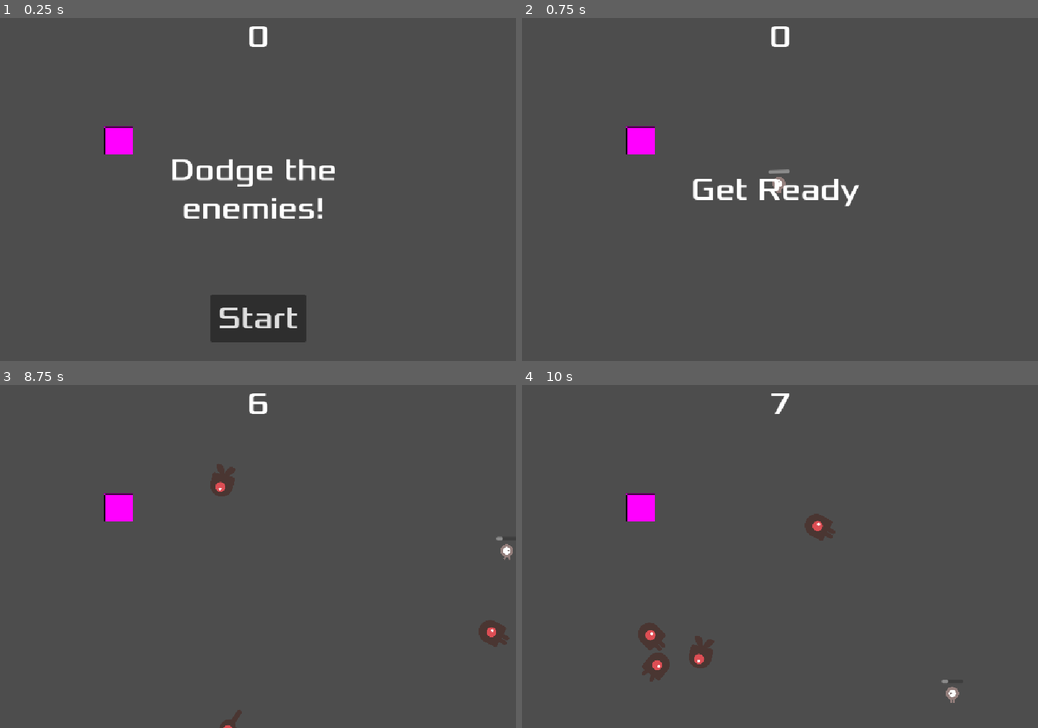
Above: before the commit, frames 1-4 (two rows, left to right).
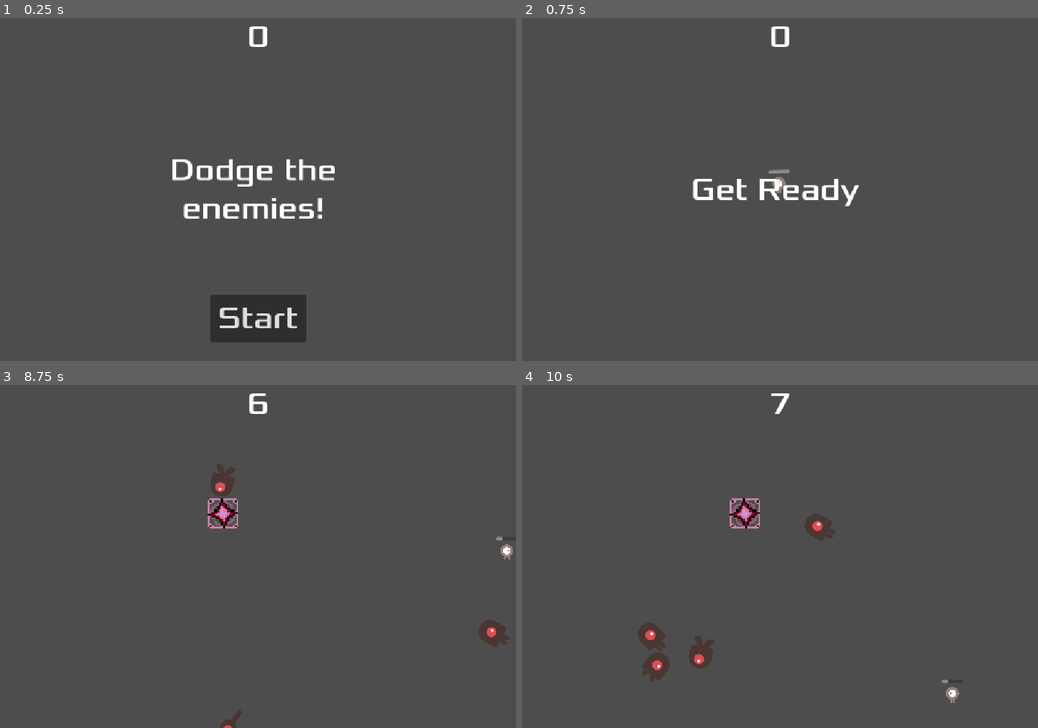
Above: after the commit, the same moments.

Repository: Maciekm1/game5
Game: Godot game, scene res://scenes/main.tscn
The game is run twice, just before and just after one commit, with the same random seed, the same clock (stepped at 60 frames per second) and the same inputs.
Inputs:
- Up to frame 1 (0.25 s): no input
- Up to frame 2 (0.75 s): click "Start" at 0.5 s
- Up to frame 3 (8.75 s): tap Enter at 1.25 s; hold D (move_right) 1.28-2.03 s; tap Y (heal) every 1.5 s from 1.35 to 7.35 s; hold S (move_down) 2.03-2.78 s; tap T (take_damage) every 1.5 s from 2.1 to 8.1 s; hold D (move_right) 2.78-3.53 s; hold Up (move_up) 3.53-4.28 s; hold A (move_left) 4.28-5.78 s; hold S (move_down) 5.78-6.53 s; hold D (move_right) 6.53-7.28 s; hold Up (move_up) 7.28-8.03 s; hold D (move_right) from 8.03 s (still down)
- Up to frame 4 (10 s): release D (move_right) at 8.78 s; hold S (move_down) 8.78-9.53 s; tap Y (heal) at 8.85 s; hold A (move_left) from 9.53 s (still down); tap T (take_damage) at 9.6 s

The runs differ from the first frame. In frame 1, 0.5% of the frame differs, in the area x 20-26%, y 31-40%; in frame 2, 0.5%; in frame 3, 0.9%, in the area x 20-47%, y 31-42%; in frame 4, 0.9%.

Commit message:
Debuff spawning

Diff:
--- a/scenes/debuff.gd
+++ b/scenes/debuff.gd
@@ -1,4 +1,4 @@
-extends Area2D
+class_name Debuff extends Area2D
 
 enum DEBUF_TYPE {
 	player_slow, enemy_speed_up, enemy_spawn_rate_up
@@ -8,11 +8,11 @@
 
 
 func _on_area_entered(area: Area2D) -> void:
+	print("hit debuf", type)
 	if (area is Player):
 		match type:
 			DEBUF_TYPE.player_slow:
-				Globals.player_speed *= 0.9
-				print("test")
+				Globals.player_speed *= 0.8
 			DEBUF_TYPE.enemy_speed_up:
 				Globals.enemy_speed_max *= 1.2
 				Globals.enemy_speed_min *= 1.2
--- a/scenes/debuff_container.tscn
+++ b/scenes/debuff_container.tscn
@@ -1,21 +1,22 @@
-[gd_scene load_steps=4 format=3 uid="uid://b04w8b0t0yk5e"]
+[gd_scene load_steps=5 format=3 uid="uid://b04w8b0t0yk5e"]
 
 [ext_resource type="Script" uid="uid://dkmqpcgkihdg1" path="res://scenes/debuff.gd" id="1_37frh"]
+[ext_resource type="Script" uid="uid://b3ln2lknbl30i" path="res://scenes/sprite_2d.gd" id="2_fyhsi"]
+[ext_resource type="Texture2D" uid="uid://dsh026gitagkb" path="res://assets/art/debuff_base.png" id="2_i788d"]
 
 [sub_resource type="RectangleShape2D" id="RectangleShape2D_hy03w"]
 size = Vector2(100, 58)
 
-[sub_resource type="PlaceholderTexture2D" id="PlaceholderTexture2D_korx6"]
-size = Vector2(60, 60)
-
 [node name="Debuff" type="Area2D"]
-collision_mask = 0
 script = ExtResource("1_37frh")
 
 [node name="CollisionShape2D" type="CollisionShape2D" parent="."]
 shape = SubResource("RectangleShape2D_hy03w")
 
 [node name="Sprite2D" type="Sprite2D" parent="."]
-texture = SubResource("PlaceholderTexture2D_korx6")
+texture_filter = 1
+scale = Vector2(4, 4)
+texture = ExtResource("2_i788d")
+script = ExtResource("2_fyhsi")
 
 [connection signal="area_entered" from="." to="." method="_on_area_entered"]
--- a/scenes/main.gd
+++ b/scenes/main.gd
@@ -1,6 +1,7 @@
 extends Node
 
 @export var mob_scene: PackedScene
+@export var debuff_scene: PackedScene
 var score
 
 
@@ -60,6 +61,7 @@
 func _on_start_timer_timeout() -> void:
 	$MobTimer.start()
 	$ScoreTimer.start()
+	$DebuffTimer.start()
 
 
 func _on_hud_start_game() -> void:
@@ -68,3 +70,14 @@
 
 func _on_player_died() -> void:
 	game_over()
+
+
+func _on_debuff_timer_timeout() -> void:
+	# Random position for debuff
+	var screen_size = get_viewport().get_visible_rect().size
+	var pos = Vector2(randf() * screen_size.x, randf() * screen_size.y)
+
+	var debuff = debuff_scene.instantiate() as Debuff
+	debuff.type = randi() % len(debuff.DEBUF_TYPE)
+	debuff.position = pos
+	add_child(debuff)
--- a/scenes/main.tscn
+++ b/scenes/main.tscn
@@ -15,12 +15,9 @@
 [node name="Main" type="Node"]
 script = ExtResource("1_0wfyh")
 mob_scene = ExtResource("2_jyhfs")
+debuff_scene = ExtResource("5_tbgi4")
 
 [node name="Player" parent="." instance=ExtResource("2_sugp2")]
-
-[node name="Debuff" parent="." instance=ExtResource("5_tbgi4")]
-position = Vector2(248, 256)
-collision_mask = 1
 
 [node name="MobTimer" type="Timer" parent="."]
 wait_time = 0.5
@@ -41,9 +38,13 @@
 
 [node name="HUD" parent="." instance=ExtResource("4_jyhfs")]
 
+[node name="DebuffTimer" type="Timer" parent="."]
+wait_time = 6.0
+
 [connection signal="died" from="Player" to="." method="_on_player_died"]
 [connection signal="hit" from="Player" to="." method="_on_player_hit"]
 [connection signal="timeout" from="MobTimer" to="." method="_on_mob_timer_timeout"]
 [connection signal="timeout" from="ScoreTimer" to="." method="_on_score_timer_timeout"]
 [connection signal="timeout" from="StartTimer" to="." method="_on_start_timer_timeout"]
 [connection signal="start_game" from="HUD" to="." method="_on_hud_start_game"]
+[connection signal="timeout" from="DebuffTimer" to="." method="_on_debuff_timer_timeout"]
--- /dev/null
+++ b/scenes/sprite_2d.gd
@@ -0,0 +1,11 @@
+extends Sprite2D
+
+func _ready() -> void:
+	var debuff = get_parent() as Debuff
+	match debuff.type:
+		Debuff.DEBUF_TYPE.player_slow:
+			texture = load("res://assets/art/debuff1.png")
+		Debuff.DEBUF_TYPE.enemy_speed_up:
+			texture = load("res://assets/art/debuff2.png")
+		Debuff.DEBUF_TYPE.enemy_spawn_rate_up:
+			texture = load("res://assets/art/debuff3.png")
Binary file added: assets/art/debuff1.png
Not shown, added: assets/art/debuff1.png.import
Binary file added: assets/art/debuff2.png
Not shown, added: assets/art/debuff2.png.import
Binary file added: assets/art/debuff3.png
Not shown, added: assets/art/debuff3.png.import
Binary file added: assets/art/debuff_base.png
Not shown, added: assets/art/debuff_base.png.import
Not shown, added: scenes/sprite_2d.gd.uid
